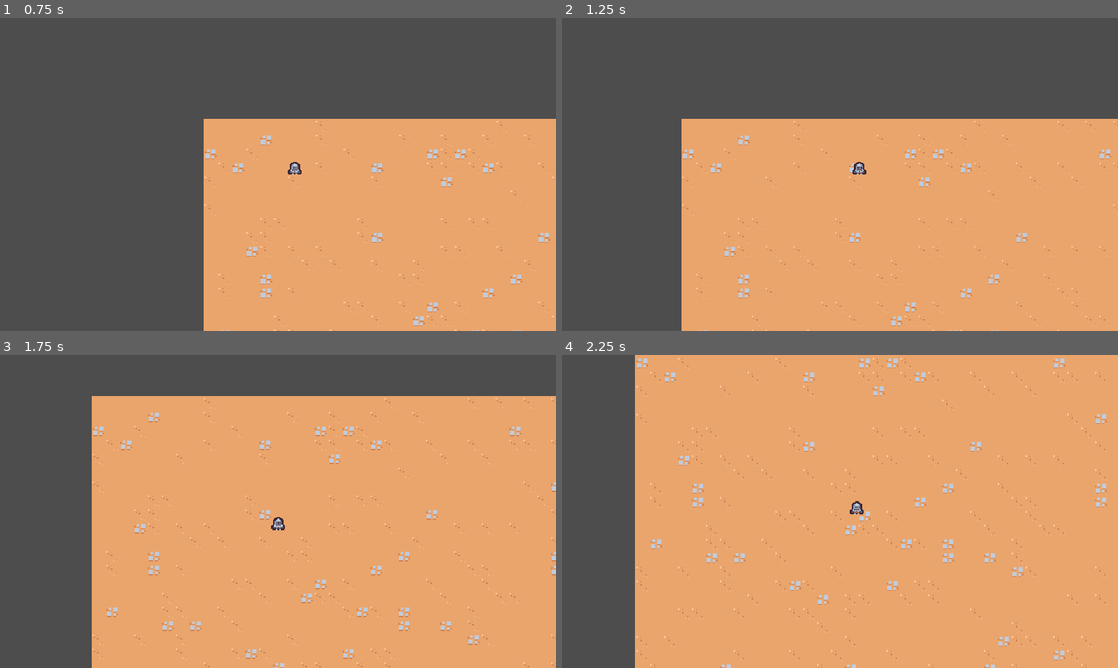
Above: before the commit, frames 1-4 (two rows, left to right).
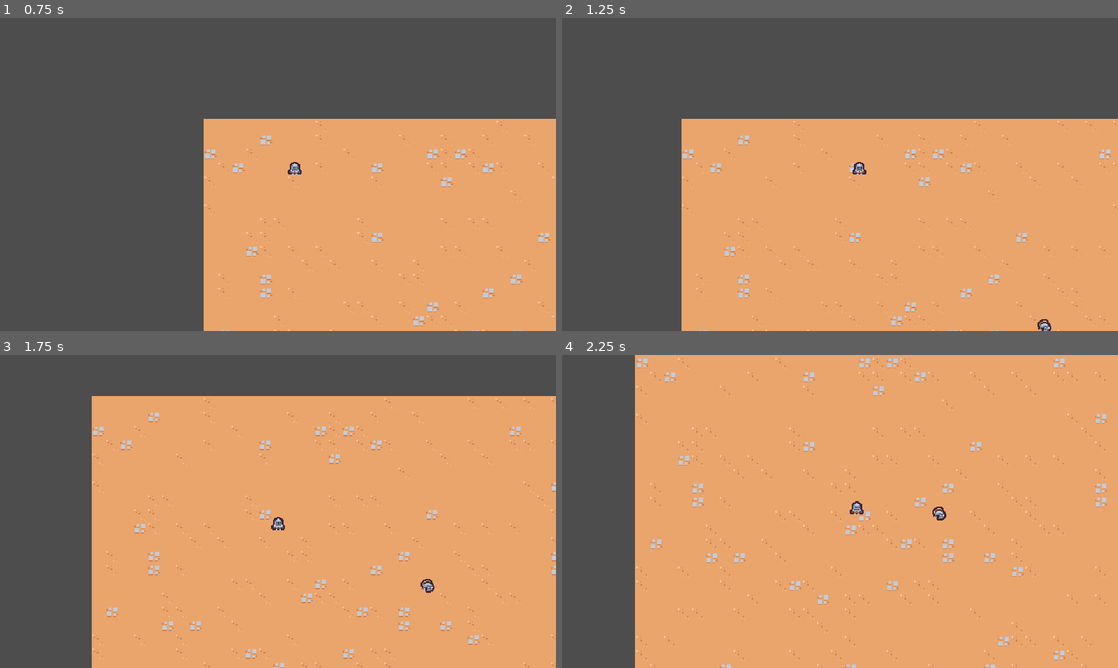
Above: after the commit, the same moments.

Repository: ToraSpaceLab/Survivors
Game: Godot game, scene res://scenes/main/main.tscn
Two runs of this game, one before a commit and one after it. Both use one fixed random seed, a clock stepped at 60 frames per second and the inputs below.
Inputs:
- Up to frame 1 (0.75 s): hold D (move_right) from 0.53 s (still down)
- Up to frame 2 (1.25 s): keep holding D (move_right)
- Up to frame 3 (1.75 s): release D (move_right) at 1.28 s; hold S (move_down) from 1.28 s (still down)
- Up to frame 4 (2.25 s): release S (move_down) at 2.03 s; hold D (move_right) from 2.03 s (still down)

Frame 1 is identical in both runs. In frame 2, less than 0.1% of the frame differs, in the area x 85-88%, y 96-100%; in frame 3, less than 0.1%; in frame 4, less than 0.1%, in the area x 66-70%, y 48-53%.

Commit message:
Add simple enemy

Diff:
--- /dev/null
+++ b/scenes/basic_enemy/basic_enemy.gd
@@ -0,0 +1,21 @@
+extends CharacterBody2D
+
+const MAX_SPEED = 75
+
+# Called when the node enters the scene tree for the first time.
+func _ready() -> void:
+	pass # Replace with function body.
+
+
+# Called every frame. 'delta' is the elapsed time since the previous frame.
+func _process(delta: float) -> void:
+	var direction = get_direction_to_player()
+	velocity = direction * MAX_SPEED
+	move_and_slide()
+
+
+func get_direction_to_player():
+	var player_node = get_tree().get_first_node_in_group("player") as Node2D
+	if player_node != null:
+		return (player_node.global_position - global_position).normalized()
+	return Vector2.ZERO
--- /dev/null
+++ b/scenes/basic_enemy/basic_enemy.tscn
@@ -0,0 +1,19 @@
+[gd_scene load_steps=4 format=3 uid="uid://66bjjkexucfi"]
+
+[ext_resource type="Script" path="res://scenes/basic_enemy/basic_enemy.gd" id="1_7r5bd"]
+[ext_resource type="Texture2D" uid="uid://cnlqcakox4jnp" path="res://scenes/basic_enemy/basic_enemy.png" id="1_q0spr"]
+
+[sub_resource type="CircleShape2D" id="CircleShape2D_iu86p"]
+radius = 5.0
+
+[node name="BasicEnemy" type="CharacterBody2D"]
+collision_layer = 0
+script = ExtResource("1_7r5bd")
+
+[node name="Sprite2D" type="Sprite2D" parent="."]
+texture = ExtResource("1_q0spr")
+offset = Vector2(0, -4)
+
+[node name="CollisionShape2D" type="CollisionShape2D" parent="."]
+position = Vector2(0, -5)
+shape = SubResource("CircleShape2D_iu86p")
--- a/scenes/main/main.tscn
+++ b/scenes/main/main.tscn
@@ -1,8 +1,9 @@
-[gd_scene load_steps=4 format=4 uid="uid://dlago4n3hu345"]
+[gd_scene load_steps=5 format=4 uid="uid://dlago4n3hu345"]
 
 [ext_resource type="PackedScene" uid="uid://157u8i2fen34" path="res://scenes/game_camera/game_camera.tscn" id="1_7xqpk"]
 [ext_resource type="TileSet" uid="uid://c65unnjyof4ru" path="res://resources/tileset.tres" id="1_bh6di"]
 [ext_resource type="PackedScene" uid="uid://8ejylbqrb6kd" path="res://scenes/player/player.tscn" id="1_ty46k"]
+[ext_resource type="PackedScene" uid="uid://66bjjkexucfi" path="res://scenes/basic_enemy/basic_enemy.tscn" id="4_dqn0h"]
 
 [node name="Main" type="Node"]
 
@@ -15,3 +16,6 @@
 
 [node name="Player" parent="." instance=ExtResource("1_ty46k")]
 position = Vector2(49, 32)
+
+[node name="BasicEnemy" parent="." instance=ExtResource("4_dqn0h")]
+position = Vector2(483, 257)
--- a/scenes/player/player.tscn
+++ b/scenes/player/player.tscn
@@ -7,6 +7,7 @@
 radius = 5.0
 
 [node name="Player" type="CharacterBody2D" groups=["player"]]
+collision_layer = 0
 script = ExtResource("1_k4hjh")
 
 [node name="Sprite2D" type="Sprite2D" parent="."]
Binary file added: scenes/basic_enemy/basic_enemy.png
Not shown, added: scenes/basic_enemy/basic_enemy.png.import
